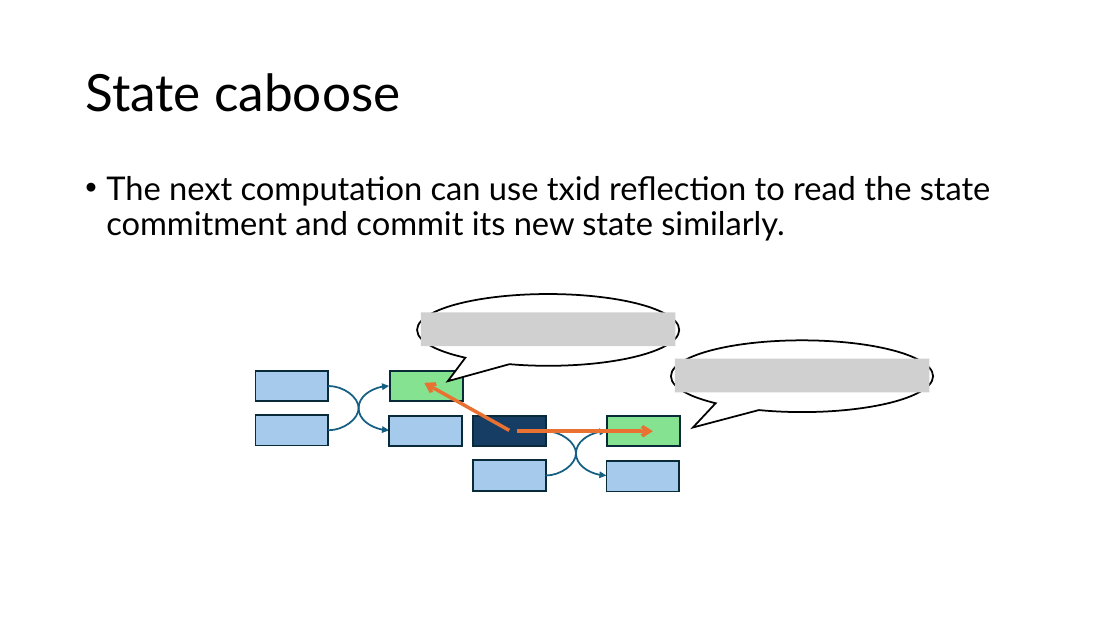
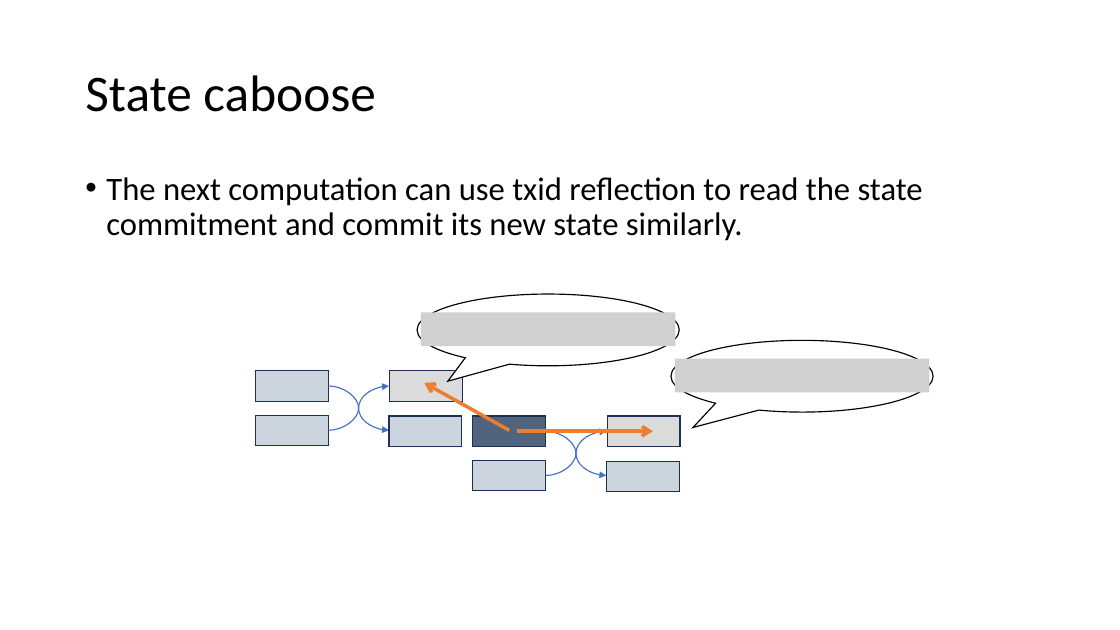
Before and after one commit to Bitcoin-Wildlife-Sanctuary/opcat-slides, a slide deck: slide 20 of opcat.pptx (slide 21 before the commit). Drawn at 1120x630 pixels with LibreOffice and Linux fonts; fonts in the diff are those of the drawing; grey boxes stand for pictures. Boxes give left, top, right and bottom in pixels: in the first picture for what was removed or moved away, otherwise in the second. Text is boxed around its words. In the diff, an @@ line names an element or a change of style, - is before the commit and + after.

```diff
--- a/opcat.pptx
+++ b/opcat.pptx
@@ title "State caboose" at [85,75,376,112]: font Lato to Calibri @@
@@ text "The next computation can use ..." at [106,177,923,241]: font Lato to Calibri @@
@@ speech bubble at [418,294,680,365]: outline #000000 1.5 pt to #000000 1 pt @@
@@ speech bubble at [671,340,933,412]: outline #000000 1.5 pt to #000000 1 pt @@
@@ curved arrow (329, 386) - (389, 430): stroke #156082 1.5 pt to #4472C4 1 pt @@
@@ curved arrow (329, 430) - (389, 386): stroke #156082 1.5 pt to #4472C4 1 pt @@
@@ rectangle at [390,371,463,401]: fill #84E291 to #DBDBDB; outline #092A39 1.5 pt to #1E3256 1 pt @@
@@ arrow (509, 430) - (424, 383): stroke #E97132 3 pt to #ED7D31 3 pt @@
@@ fill #A6CAEC to #CCD4DE; outline #092A39 1.5 pt to #1E3256 1 pt in 5 elements at [473,460,546,491], [607,461,680,492], [255,371,329,401], [255,415,329,445], [389,416,462,446] @@
@@ rectangle at [473,416,546,446]: fill #163E64 to #51647E; outline #092A39 1.5 pt to #1E3256 1 pt @@
@@ rectangle at [607,416,681,446]: fill #84E291 to #DBDBDB; outline #092A39 1.5 pt to #1E3256 1 pt @@
@@ arrow (517, 431) - (653, 431): stroke #E97132 3 pt to #ED7D31 3 pt @@
@@ curved arrow (546, 431) - (607, 476): stroke #156082 1.5 pt to #4472C4 1 pt @@
@@ curved arrow (546, 476) - (607, 431): stroke #156082 1.5 pt to #4472C4 1 pt @@
```
Also in this commit, not shown: 48 other slides changed, 5 slides added, 1 slide removed.
